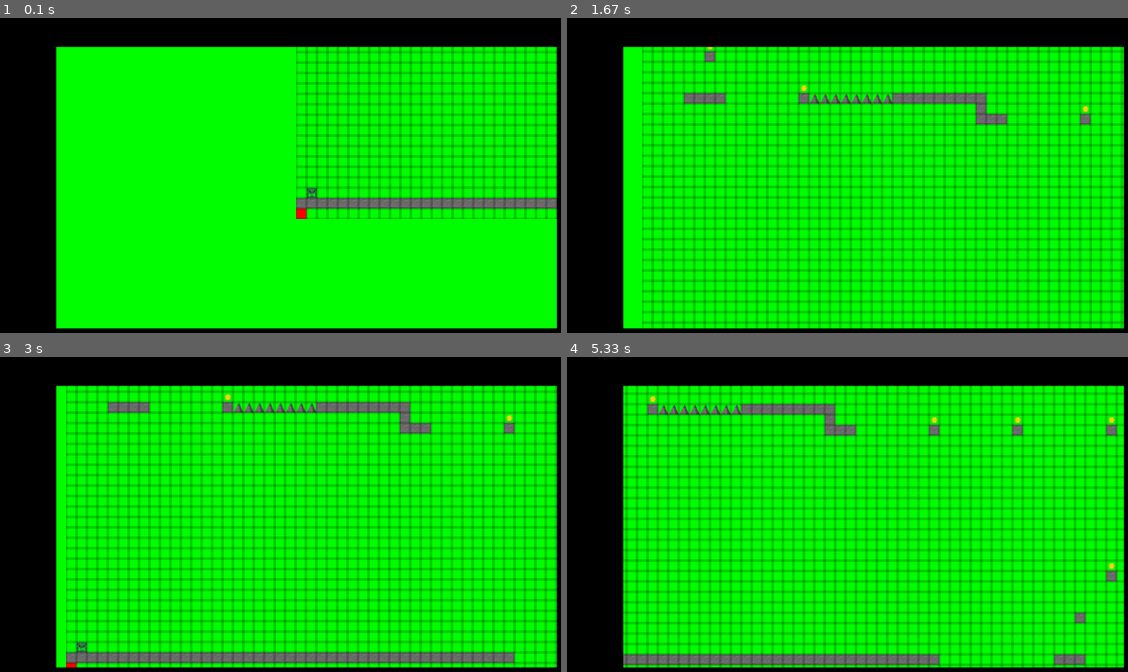
Above: before the commit, frames 1-4 (two rows, left to right).
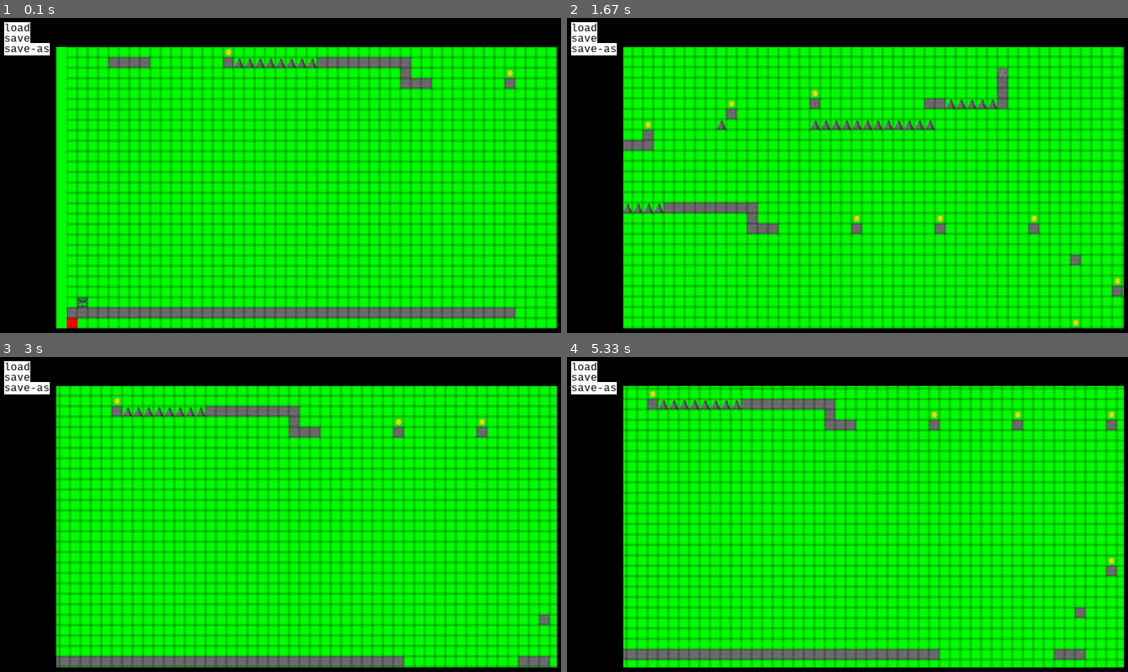
Above: after the commit, the same moments.

Repository: CocoMarck/Juego-cuadradoFeliz
Game: pygame game, started from cuadradoFeliz_maps.py
Two runs of this game, one before a commit and one after it. Both use one fixed random seed, a clock stepped at 60 frames per second and the inputs below.
Inputs:
- Up to frame 1 (0.1 s): no input
- Up to frame 2 (1.67 s): hold Right 0.33-0.8 s; hold Up 0.83-1.3 s; hold Right from 1.33 s (still down)
- Up to frame 3 (3 s): release Right at 1.8 s; hold Left 1.83-2.37 s; hold Down 2.4-2.87 s; hold Left from 2.9 s (still down)
- Up to frame 4 (5.33 s): release Left at 3.37 s; hold Up 3.4-3.87 s; hold Right 3.9-4.53 s; hold Down 4.57-5.03 s; hold Left from 5.07 s (still down)

The runs differ from the first frame. In frame 1, 38% of the frame differs, in the area x 0-100%, y 1-99%; in frame 2, 43%; in frame 3, 51%; in frame 4, 43%.

Commit message:
Add files via upload

Diff:
--- a/cuadradoFeliz_maps.py
+++ b/cuadradoFeliz_maps.py
@@ -26,6 +26,99 @@
 
 
 
+# Objetos de interfaz agregar boton.
+buttons = pygame.sprite.Group()
+interface_background = pygame.sprite.Group()
+class Button(pygame.sprite.Sprite):
+    def __init__(
+        self, font=pygame.font.SysFont, text=str, use_lang=False,
+        color_text=[int,int,int], color_background=(int,int,int,int),
+        position_xy=[int,int], size_xy=[int, int]
+    ):
+        super().__init__()
+
+        # Parametros
+        self.text = text
+        self.color_text = color_text
+        self.spawn_xy = position_xy
+
+        # Cambiar tamaño de todo o no
+        change_size = True
+        if isinstance(size_xy, list):
+            for item in size_xy:
+                if not isinstance(item, int):
+                    change_size = False
+        else:
+            change_size = False
+
+        # Fondo para el boton o no
+        set_background = True
+        if isinstance(color_background, tuple):
+            for item in color_background:
+                if isinstance(item, int):
+                    if item > 255:
+                        set_background = False
+                else:
+                    set_background = False
+        else:
+            set_background = False
+
+        # Superficie y rectangulo
+        # Utilizar la función Language
+        # Cambiar tamaño del texto escrito
+        if use_lang == True:
+            text_ready = get_text(self.text)
+        else:
+            text_ready = self.text
+        self.surf = font.render(text_ready, True, self.color_text)
+        if change_size == True:
+            self.surf = pygame.transform.scale( self.surf, size_xy )
+        self.rect = self.surf.get_rect( topleft=self.spawn_xy )
+
+        # Fondo para el texto
+        if set_background == True:
+            self.background = pygame.sprite.Sprite()
+            self.background.surf = pygame.Surface( (self.rect.width, self.rect.height) )
+            self.background.surf.fill( color_background )
+            self.background.rect = self.background.surf.get_rect( topleft=self.spawn_xy )
+            interface_background.add( self.background )
+        else:
+            self.background = None
+
+        # Rectangulo y agregar a los sprites
+        buttons.add( self )
+
+font_str='monospace'
+font=pygame.font.SysFont(font_str, data_CF.pixel_space)
+color_background=generic_colors('white')
+color_text=generic_colors('black')
+use_lang=False
+list_option = ['load', 'save', 'save-as']
+for index in range(0, len(list_option)) :
+    Button(
+        font=font, text=list_option[index], use_lang=use_lang,
+        color_text=color_text, color_background=color_background,
+        position_xy=[data_CF.pixel_space, data_CF.pixel_space*(index+1)]
+    )
+
+
+
+# Tipos de objetos
+dict_object = {
+    'space': '.',
+    'player': 'j',
+    'limit': '|',
+    'stone': 'p',
+    'stone-big': 'P',
+    'spike': '^',
+    'spike-big': 'A',
+    'star-pointed': 'Y',
+    'ladder': 'H',
+    'trampoline': '_'
+}
+
+
+
 # Objetos
 layer_all_sprites = pygame.sprite.LayeredUpdates()
 grid_objects = pygame.sprite.Group()
@@ -37,44 +130,57 @@
     def __init__(self, size=[data_CF.pixel_space, data_CF.pixel_space], position=[0,0], image=None ):
         super().__init__()
 
+        # Para mostrar cuadricula, ayuda visual.
+        transparency = 47
+        color = 'black'
+        layer = 1
+
+        square = pygame.sprite.Sprite()
+        square.surf = pygame.Surface( [data_CF.pixel_space, data_CF.pixel_space*0.125], pygame.SRCALPHA )
+        square.surf.fill( generic_colors(color, transparency) )
+        square.rect = square.surf.get_rect( topleft=position )
+        layer_all_sprites.add(square, layer=layer)
+
+        square = pygame.sprite.Sprite()
+        square.surf = pygame.Surface( [data_CF.pixel_space, data_CF.pixel_space*0.125], pygame.SRCALPHA )
+        square.surf.fill( generic_colors(color, transparency) )
+        square.rect = square.surf.get_rect(
+            topleft=[ position[0], position[1]+(data_CF.pixel_space-data_CF.pixel_space*0.125) ]
+        )
+        layer_all_sprites.add(square, layer=layer)
+
+        square = pygame.sprite.Sprite()
+        square.surf = pygame.Surface( [data_CF.pixel_space*0.125, data_CF.pixel_space], pygame.SRCALPHA )
+        square.surf.fill( generic_colors(color, transparency) )
+        square.rect = square.surf.get_rect( topleft=position )
+        layer_all_sprites.add(square, layer=layer)
+
+        square = pygame.sprite.Sprite()
+        square.surf = pygame.Surface( [data_CF.pixel_space*0.125, data_CF.pixel_space], pygame.SRCALPHA )
+        square.surf.fill( generic_colors(color, transparency) )
+        square.rect = square.surf.get_rect(
+            topleft=[ position[0]+(data_CF.pixel_space-data_CF.pixel_space*0.125), position[1] ]
+        )
+        layer_all_sprites.add(square, layer=layer)
+
+        # Establecer imagen con size personalizado
         if image is None:
-            transparency = 47
-            color = 'black'
-            layer = 1
-
-            self.surf = pygame.Surface( size, pygame.SRCALPHA )
-            self.surf.fill( generic_colors(color, 0) )
-
-            square = pygame.sprite.Sprite()
-            square.surf = pygame.Surface( [size[0], size[1]*0.125], pygame.SRCALPHA )
-            square.surf.fill( generic_colors(color, transparency) )
-            square.rect = square.surf.get_rect( topleft=position )
-            layer_all_sprites.add(square, layer=layer)
-
-            square = pygame.sprite.Sprite()
-            square.surf = pygame.Surface( [size[0], size[1]*0.125], pygame.SRCALPHA )
-            square.surf.fill( generic_colors(color, transparency) )
-            square.rect = square.surf.get_rect( topleft=[ position[0], position[1]+(size[1]-size[1]*0.125) ] )
-            layer_all_sprites.add(square, layer=layer)
-
-            square = pygame.sprite.Sprite()
-            square.surf = pygame.Surface( [size[0]*0.125, size[1]], pygame.SRCALPHA )
-            square.surf.fill( generic_colors(color, transparency) )
-            square.rect = square.surf.get_rect( topleft=position )
-            layer_all_sprites.add(square, layer=layer)
-
-            square = pygame.sprite.Sprite()
-            square.surf = pygame.Surface( [size[0]*0.125, size[1]], pygame.SRCALPHA )
-            square.surf.fill( generic_colors(color, transparency) )
-            square.rect = square.surf.get_rect( topleft=[ position[0]+(size[0]-size[0]*0.125), position[1] ] )
-            layer_all_sprites.add(square, layer=layer)
+            self.image = None
+
         else:
+            self.image = pygame.sprite.Sprite()
             if image == 'limit':
-                self.surf = pygame.Surface( size )
-                self.surf.fill( generic_colors('red') )
+                self.image.surf = pygame.Surface( size )
+                self.image.surf.fill( generic_colors('red') )
             else:
-                self.surf = get_image( image=image, number=0, size=size )
-
+                self.image.surf = get_image( image=image, number=0, size=size )
+
+            self.image.rect = self.image.surf.get_rect( topleft=position )
+            layer_all_sprites.add(self.image, layer=0)
+
+        # Superficie/collider que sera para los clicks
+        self.surf = pygame.Surface( (data_CF.pixel_space, data_CF.pixel_space), pygame.SRCALPHA )
+        self.surf.fill( generic_colors(color, 0) )
         self.rect = self.surf.get_rect( topleft=position )
         layer_all_sprites.add(self, layer=0)
         grid_objects.add(self)
@@ -87,10 +193,67 @@
         )
         self.xy_spawn = [ (self.rect.y) //data_CF.pixel_space,  (self.rect.x) //data_CF.pixel_space ]
 
+        #self.update_type_object()
+
     def update_type_object(self):
-        if self.type_object == '.':
-            self.surf = pygame.Surface( (self.rect.width, self.rect.height), pygame.SRCALPHA )
-            self.surf.fill( (0, 0, 0, 0) )
+        # Establecer superficie de colision
+        self.surf = pygame.Surface( (self.rect.width, self.rect.height), pygame.SRCALPHA )
+        self.surf.fill( (0, 0, 0, 0) )
+
+        # Borrar imagen actual
+        if not self.image == None:
+            self.image.kill()
+
+        # Establecer imagen basado en el tipo de objeto
+        if not (self.type_object == '.' or self.type_object == '#'):
+            # Parametros necesarios
+            image = 'stone'
+            multipler_size_xy = [1,1]
+            position_reduction_xy = [0,0]
+            frame_number = 0
+
+            # Establecer imagen dependiendo el tipo de caracter.
+            if self.type_object == 'j':
+                image = 'icon'
+            elif self.type_object == '|':
+                image = 'limit'
+            elif self.type_object == 'p' or self.type_object == 'P':
+                image = 'stone'
+            elif self.type_object == '^' or self.type_object == 'A':
+                image = 'spike'
+            elif self.type_object == 'Y' or self.type_object == 'X' or self.type_object == '*':
+                image = 'star-pointed'
+            elif self.type_object == 's':
+                image = 'coin'
+
+            elif self.type_object == '_':
+                image = 'trampoline'
+            elif self.type_object == 'H':
+                image = 'ladder'
+
+            # Cambiar tamaño y pos
+            if self.type_object == 'P' or self.type_object == 'A':
+                multipler_size_xy = [2,2]
+            elif self.type_object == '*':
+                multipler_size_xy = [5,3]
+                position_reduction_xy[1] = self.rect.height *(multipler_size_xy[1]-1)
+
+            # Establecer objeto tipo sprite para la previsualización
+            self.image = pygame.sprite.Sprite()
+            if image == 'limit':
+                self.image.surf = pygame.Surface(
+                    [self.rect.width*multipler_size_xy[0], self.rect.height*multipler_size_xy[1]]
+                )
+                self.image.surf.fill( generic_colors('red') )
+            else:
+                self.image.surf = get_image(
+                    image=image, number=frame_number,
+                    size=[self.rect.width*multipler_size_xy[0], self.rect.height*multipler_size_xy[1]]
+                )
+            self.image.rect = self.image.surf.get_rect(
+                topleft=(self.rect.x -position_reduction_xy[0], self.rect.y -position_reduction_xy[1])
+            )
+            layer_all_sprites.add(self.image, layer=0)
 
         # Establecer nuevo tipo de texto en el texto a guardar/cambiar
         current_map.list_map [self.xy_spawn[0]] [self.xy_spawn[1]] = self.type_object
@@ -99,10 +262,7 @@
 
 
 # Generador de cuadritos para hacer el mapa
-dict_object = {
-    'space': '.',
-    'plataform': 'p'
-}
+
 
 current_map = Map
 read_Map( current_map, level=data_CF.current_level )
@@ -138,7 +298,6 @@
             'P': ['stone', 2 ],
             '+': ['stone', None ],
             '-': ['stone', None ],
-            '-': ['stone', None ],
 
             'H': ['ladder', None ],
             '_': ['trampoline', None ],
@@ -164,7 +323,6 @@
             if character == preset:
                 # Agregar espacio y cuadrito
                 xy[0] += 1
-                object_grid( position=position )
 
                 # Agregar imagen si es que tiene
                 if type(dict_preset[preset][0]) == str:
@@ -192,6 +350,8 @@
                         object_grid(
                             position=position, size=size, image=dict_preset[preset][0]
                         )
+                else:
+                    object_grid( position=position )
 
 
 
@@ -213,18 +373,7 @@
 
 
 
-# Posición de camara
-camera_xy = [player_spawn_xy[0],player_spawn_xy[1]]
-click_left = False
-click_right = False
-move_up = False
-move_down = False
-move_left = False
-move_right = False
-
-
-
-# Camara | Limite del mapa
+# Función | Limite del mapa y de camara | Camara
 def get_limit_xy():
     limit_xy = [ [], [] ]
     for sprite in grid_objects:
@@ -233,26 +382,70 @@
             limit_xy[1].append( sprite.rect.y )
     return [ max(limit_xy[0]),  max(limit_xy[1]) ]
 limit_xy = get_limit_xy()
-print(limit_xy)
-
-
-
-# Función Scroll/Camara | Posicionar camara en donde esta el jugador
-def start_camera():
-    scroll_float = [0,0]
-    scroll_float[0] += (camera_xy[0] -scroll_float[0] -size_display_edit[0]/2)
-    scroll_float[1] += (camera_xy[1] -scroll_float[1] -size_display_edit[1]/2)
+
+
+
+
+# Posición de camara en donde esta el jugador
+print(size_display_edit, 'display edit')
+print(limit_xy, 'limit of map')
+print(player_spawn_xy, 'camera spawn')
+print( player_spawn_xy[0] - (size_display_edit[0]/2) )
+#input()
+def start_camera( pos_xy=[0,0], display_xy=[0,0], limit_xy=[0,0], difference_xy=[0,0] ) ->[int, int]:
+    xy = [0,0]
+
+    # Posicionar camara, con el jugador a la der o izq, arriba o abajo
+    if (pos_xy[0] + difference_xy[0] + (display_xy[0]/2)) > limit_xy[0]:
+        # Jugador en la izq
+        xy[0] = pos_xy[0] -(display_xy[0]/2) +difference_xy[0]
+    else:
+        # Jugador en la der
+        xy[0] = pos_xy[0] +(display_xy[0]/2) -difference_xy[0]
+
+    if (pos_xy[1] +difference_xy[1] + (display_xy[1]/2)) > limit_xy[1]:
+        # Jugador abajo
+        xy[1] = pos_xy[1] -(display_xy[1]/2) +difference_xy[1]
+    else:
+        # Jugador arriba
+        xy[1] = pos_xy[1] +(display_xy[1]/2) -difference_xy[1]
+    return xy
+camera_xy = start_camera(
+    pos_xy=player_spawn_xy, display_xy=size_display_edit, limit_xy=limit_xy,
+    #pos_xy=player_spawn_xy, display_xy=size_display_edit,
+    difference_xy=[data_CF.pixel_space*2, data_CF.pixel_space*3]
+)
+#camera_xy = [size_display_edit[0]/2,size_display_edit[1]/2]
+click_left = False
+click_right = False
+move_up = False
+move_down = False
+move_left = False
+move_right = False
+
+
+
+
+# Función Scroll/Camara | Posicionar camara en donde esta la posición de camara
+def start_scroll( pos_xy=[0,0] ):
+    scroll_float[0] += (pos_xy[0] -size_display_edit[0]/2)
+    scroll_float[1] += (pos_xy[1] -size_display_edit[1]/2)
 
     return [int(scroll_float[0]), int(scroll_float[1])]
 
-scroll_float = start_camera()
+scroll_float = start_scroll( camera_xy )
 scroll_int = [0,0]
 
+
+# Seleccion de objeto en el grid
+current_object_selected = None
 
 
 # Loop del juego
 exec_game = True
 while exec_game:
+    click_left = False
+    click_right = False
     # Eventos de juego
     for event in pygame.event.get():
         if event.type == pygame.QUIT:
@@ -279,8 +472,6 @@
                 if mouse_movement[0] > 0:
                     move_right = True
         if event.type == pygame.MOUSEBUTTONUP:
-            click_right = False
-            click_left = False
             move_up = False
             move_down = False
             move_left = False
@@ -332,13 +523,15 @@
 
     # Movimienteo camara
     # Detactar limites | Función para bloquear el movimiento de camara
+    '''
     print(limit_xy, 'limit of map')
     print(player_spawn_xy, 'camera spawn')
     print(camera_xy, 'camera')
     print(scroll_float, 'scroll')
+    '''
 
     for index in range(0, 2):
-        if camera_xy[index] + (size_display_edit[index]/2) > limit_xy[index]:
+        if camera_xy[index] + ((size_display_edit[index]/2)-data_CF.pixel_space) > limit_xy[index]:
             if moving_xy[index] > 0:
                 moving_xy[index] = 0
         elif camera_xy[index] < (size_display_edit[index]/2):
@@ -375,22 +568,66 @@
 
     # Función | Mouse | Cuando se hace click a un objeto
     if click_left == True or click_right == True:
-        for obj in grid_objects:
-            # Calcular la posición relativa del objeto dentro de la vista previa
-            rel_pos_x = obj.rect.x - scroll_int[0]
-            rel_pos_y = obj.rect.y - scroll_int[1]
-
-            # Comprobar si el objeto está dentro de la vista previa (display_edit)
-            if (0 <= rel_pos_x < size_display_edit[0]) and (0 <= rel_pos_y < size_display_edit[1]):
-                if obj.rect.collidepoint(
-                    mouse_pos[0] - difference_display_edit[0] + scroll_int[0],
-                    mouse_pos[1] - difference_display_edit[1] + scroll_int[1]
-                ):
-                    # Si el objeto está en la vista y se hace clic, realizar la acción
-                    print(obj.rect.x, obj.rect.y)  # Posición en píxeles
-                    print(obj.type_object)
-                    obj.type_object = '.'
-                    obj.update_type_object()
+        click_left = False
+
+        # Detectar si se clickea una opcion
+        button_collide = False
+        button_text = None
+        for button in buttons:
+            if button.rect.collidepoint(
+                mouse_pos[0],
+                mouse_pos[1]
+            ):
+                for text in dict_object.keys():
+                    if button.text == text:
+                        button_collide = True
+                        button_text = button.text
+                        print( button.text )
+        if button_collide == True:
+            # Establecer tipo de objeto
+            if not current_object_selected == None:
+                if isinstance(button_text, str):
+                    current_object_selected.type_object = dict_object[button_text]
+                    current_object_selected.update_type_object()
+            # Borrar
+            for button in buttons:
+                for text in dict_object.keys():
+                    if button.text == text:
+                        button.kill()
+                        if not button.background == None:
+                            button.background.kill()
+
+
+        # Detectar que se clickea un objeto_grid
+        if button_collide == False:
+            for obj in grid_objects:
+                # Calcular la posición relativa del objeto dentro de la vista previa
+                rel_pos_x = obj.rect.x - scroll_int[0]
+                rel_pos_y = obj.rect.y - scroll_int[1]
+
+                # Comprobar si el objeto está dentro de la vista previa (display_edit)
+                if (0 <= rel_pos_x < size_display_edit[0]) and (0 <= rel_pos_y < size_display_edit[1]):
+                    if obj.rect.collidepoint(
+                        mouse_pos[0] - difference_display_edit[0] + scroll_int[0],
+                        mouse_pos[1] - difference_display_edit[1] + scroll_int[1]
+                    ):
+                        # Si el objeto está en la vista y se hace clic, realizar la acción
+                        #print(obj.rect.x, obj.rect.y)  # Posición en píxeles
+                        #print(obj.type_object)
+                        #obj.type_object = '.'
+                        #obj.update_type_object()
+                        current_object_selected = obj
+
+                        number = 0
+                        for option in dict_object.keys():
+                            Button(
+                                font=font, text=option, use_lang=use_lang,
+                                color_text=color_text, color_background=color_background,
+                                position_xy=[mouse_pos[0], mouse_pos[1] +(data_CF.pixel_space*number)]
+                            )
+                            number+=1
+
+
     '''
     if click_left == True or click_right == True:
         for obj in grid_objects:
@@ -425,9 +662,34 @@
             )
 
 
-
     # Mostrar display edit
     display.blit( display_edit, (difference_display_edit[0], difference_display_edit[1]) )
+
+
+
+    # Sección de interfaz/hud
+    if click_left == False:
+        for sprite in buttons:
+            for x in buttons:
+                if not sprite == x:
+                    if sprite.rect.x == x.rect.x and sprite.rect.y == x.rect.y:
+                        print('borrar')
+                        x.kill()
+                        if not x.background == None:
+                            x.background.kill()
+                    elif sprite.text == x.text:
+                        print('borrar')
+                        x.kill()
+                        if not x.background == None:
+                            x.background.kill()
+
+    for sprite in interface_background:
+        display.blit( sprite.surf, sprite.rect )
+
+    for sprite in buttons:
+        display.blit( sprite.surf, sprite.rect )
+
+
 
     # Fin
     pygame.display.update()
--- a/logic/pygame/CF_function.py
+++ b/logic/pygame/CF_function.py
@@ -257,3 +257,71 @@
         side = 'bottom'
 
     return side
+
+
+
+
+
+def detect_camera_limit(
+    limit_xy=[int,int], moving_xy=[int,int], camera_xy=[int,int], camera_spawn_xy=[int,int],
+    scroll_float=[float,float], not_scroll_xy=[bool,bool], grid_square=int, disp_xy=[int,int]
+    ) -> bool:
+    '''
+    Función objetos que limitan la camara/scroll, para detectar la posición del limite y detectar si el scroll esta sobrepasando el limite y entonces parar el scroll.
+
+    limit_xy = coordenadas xy de objeto tipo limite de camara.
+    camera_xy = coordenadas xy de camara/player
+    moving_xy = coordenadas xy de movimiento del objeto camara/player
+    '''
+    # Limite positivo x
+    if limit_xy[0] >= disp_xy[0]:
+        if scroll_float[0] >= limit_xy[0]-(disp_xy[0]):
+            if moving_xy[0] < 0:
+                # Cuando quiere salir del limite positivo
+                if not camera_xy[0] <= limit_xy[0]-(disp_xy[0]/2):
+                    not_scroll_xy[0] = True
+            else:
+                # Cuando llega al limite positivo
+                not_scroll_xy[0] = True
+
+    # Limite negativo x
+    if limit_xy[0] <= 0:
+        if scroll_float[0] <= limit_xy[0]:
+            if moving_xy[0] > 0:
+                # Cuando quiere salir del limite negativo
+                if not camera_xy[0] >= limit_xy[0]+(disp_xy[0]/2):
+                    not_scroll_xy[0] = True
+            else:
+                # Cuando llega al limite negativo
+                not_scroll_xy[0] = True
+
+
+    # Limite positivo y
+    if limit_xy[1] >= disp_xy[1]-grid_square:
+        if scroll_float[1] >= limit_xy[1]-(disp_xy[1]):
+            if moving_xy[1] < 0:
+                # Cuando quiere salir del limite positivo
+                if not camera_xy[1] <= limit_xy[1]-(disp_xy[1]/2):
+                    not_scroll_xy[1] = True
+            else:
+                # Cuando llega al limite positivo
+                not_scroll_xy[1] = True
+
+    # Limite negativo y
+    if limit_xy[1] <= 0:
+        if scroll_float[1] <= limit_xy[1]:
+            if moving_xy[1] > 0:
+                # Cuando quiere salir del limite negativo
+                if not camera_xy[1] >= limit_xy[1]+(disp_xy[1]/2):
+                    not_scroll_xy[1] = True
+            else:
+                # Cuando llega al limite negativo
+                not_scroll_xy[1] = True
+
+    # Restablecer camara al spawn
+    # volver a anlizar los limites, para que se acomode al 100% bien
+    if camera_xy[1] == camera_spawn_xy[0] and camera_xy[1] == camera_spawn_xy[1]:
+        not_scroll_xy = [False, False]
+
+    # Devolver el mover el scroll en x o en y.
+    return not_scroll_xy
